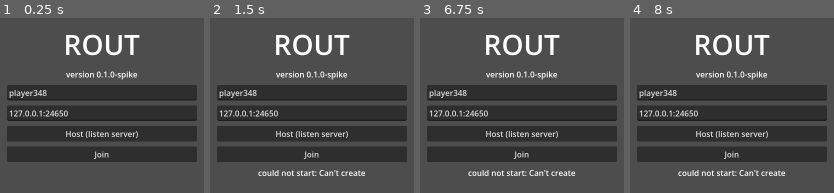
Above: before the commit, frames 1-4 (left to right).
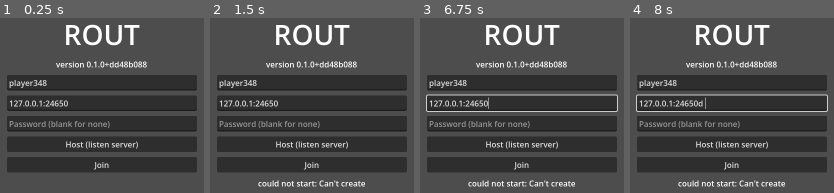
Above: after the commit, the same moments.

Repository: dkam/dubg-v1
Game: Godot game, scene res://main.tscn
Two runs of this game, one before a commit and one after it. Both use one fixed random seed, a clock stepped at 60 frames per second and the inputs below.
Inputs (mouse positions are in pixels of both pictures, inside the frame that each line leads up to):
- Up to frame 1 (0.25 s): no input
- Up to frame 2 (1.5 s): click "Host (listen server)" at 0.5 s; click "Join" at 1.25 s
- Up to frame 3 (6.75 s): tap Enter at 2, 3.5, 5 s; move the mouse to (outside the picture) at 2.02 s; hold D 2.03-2.78 s; click (outside the picture) at 2.17 s; tap Space at 2.27, 2.75, 3.02, 4.25, 4.52, 5.27, 5.75, 6.02 s; move the mouse to (outside the picture) at 2.77 s; hold S 2.78-3.53 s; move the mouse to (outside the picture) at 3.52 s; hold D 3.53-4.28 s; move the mouse to (481, 191) at 4.27 s; hold W 4.28-5.03 s; click (481, 191) at 4.42 s; move the mouse to (outside the picture) at 5.02 s; hold A 5.03-6.53 s; move the mouse to (outside the picture) at 5.77 s; move the mouse to (562, 102) at 6.52 s; hold S from 6.53 s (still down); click (562, 102) at 6.67 s
- Up to frame 4 (8 s): move the mouse to (outside the picture) at 7.27 s; release S at 7.28 s; hold D from 7.28 s (still down); tap Space at 7.52 s

The runs differ from the first frame. In frame 1, 31% of the frame differs, in the area x 3-97%, y 3-88%; in frame 2, 33%; in frame 3, 33%; in frame 4, 33%, in the area x 2-98%, y 3-97%.

Commit message:
Add server password and status file; version includes a code hash
- Password: the server sends a per-connection nonce in server_hello and
  the client answers with HMAC-SHA256(password, nonce), so the password
  never crosses the wire. --password=X or ROUT_PASSWORD; menu field.
- --status-file=PATH: the server keeps a small JSON file (players, names,
  version, uptime) fresh every 2 s, for an updater to read.
- The version is now GAME_VERSION+<8 hex of a hash over the code>, so a
  client and server on different code refuse each other at connect
  instead of desyncing.

Co-Authored-By: Claude Opus 5.5 <noreply@anthropic.com>
Claude-Session: https://claude.ai/code/session_01UpZ8qJ4o7fKNrfdyyuS69i

Diff:
--- a/game/session.gd
+++ b/game/session.gd
@@ -20,6 +20,7 @@
 const INTERP_DELAY_TICKS := 6     # remote players draw 100 ms behind
 const REJECT_GRACE_SEC := 0.5     # lets the reject message out before dropping
 const CORRECTION_WARMUP_TICKS := 60
+const STATUS_EVERY_TICKS := 120   # status file refresh, when enabled
 
 var role: Role
 var config: Dictionary
@@ -37,6 +38,8 @@
 var _players := {}        # peer id -> {name, queue, newest_seq, last_seq, travelled}
 var _joining_names := {}  # peer id -> name, between accept and peer_connected
 var _rejected := {}       # peer id -> true, until dropped
+var _nonces := {}         # peer id -> this connection's password nonce
+var _started_msec := 0
 var _spawn_index := 0
 var _loot_seed := 0
 
@@ -92,12 +95,15 @@
 		if not world.load_map(cfg.map):
 			return ERR_FILE_NOT_FOUND
 		_loot_seed = randi()
-		_log("serving map '%s' on port %d, version %s" % [world.map_id, cfg.port, cfg.version])
+		_started_msec = Time.get_ticks_msec()
+		_log("serving map '%s' on port %d, version %s, %s" % [world.map_id, cfg.port, cfg.version,
+			"password required" if cfg.password != "" else "no password"])
 		if role == Role.HOST:
 			_add_player(1, cfg.name)
 			_become_local(1)
 		elif not _headless():
 			world.add_overview_camera()
+		_write_status()
 
 	if cfg.quit_after > 0.0:
 		get_tree().create_timer(cfg.quit_after).timeout.connect(_on_quit_after)
@@ -127,11 +133,14 @@
 func _on_peer_authenticating(id: int) -> void:
 	if role == Role.CLIENT:
 		return  # the server speaks first
+	_nonces[id] = Crypto.new().generate_random_bytes(16).hex_encode()
 	_smp.send_auth(id, _encode({
 		"t": "server_hello",
 		"version": config.version,
 		"map_id": world.map_id,
 		"map_hash": world.map_hash,
+		"nonce": _nonces[id],
+		"password": config.password != "",
 	}))
 
 
@@ -147,7 +156,9 @@
 	var player_name := Protocol.clean_name(msg.get("name"))
 	var reason := "malformed hello"
 	if msg.get("t") == "client_hello":
-		reason = Protocol.check_hello(msg, config.version, world.map_id, world.map_hash)
+		var expected := Protocol.password_proof(config.password, _nonces.get(id, ""))
+		reason = Protocol.check_hello(msg, config.version, world.map_id, world.map_hash, expected)
+	_nonces.erase(id)
 	if reason != "":
 		_log("rejected peer %d (%s): %s" % [id, player_name, reason])
 		_rejected[id] = true
@@ -174,6 +185,7 @@
 				"map_id": map_id,
 				"map_hash": Protocol.map_hash(map_id),
 				"name": config.name,
+				"proof": Protocol.password_proof(config.password, str(msg.get("nonce", ""))),
 			}))
 		"accept":
 			_smp.complete_auth(1)
@@ -184,6 +196,7 @@
 func _on_peer_authentication_failed(id: int) -> void:
 	_rejected.erase(id)
 	_joining_names.erase(id)
+	_nonces.erase(id)
 	if role != Role.CLIENT:
 		_log("peer %d dropped during handshake" % id)
 
@@ -197,6 +210,7 @@
 	_joining_names.erase(id)
 	var character := _add_player(id, player_name)
 	_log("accepted peer %d (%s)" % [id, player_name])
+	_write_status()
 	_s2c_welcome.rpc_id(id, {
 		"map_id": world.map_id,
 		"loot_seed": _loot_seed,
@@ -213,6 +227,7 @@
 	_players.erase(id)
 	world.remove_character(id)
 	_log("peer %d (%s) left after travelling %.2f m" % [id, player.name, player.travelled])
+	_write_status()
 	_broadcast_roster()
 
 
@@ -243,6 +258,34 @@
 	tick += 1
 	if tick % Protocol.SNAPSHOT_EVERY == 0:
 		_broadcast_snapshot()
+	if tick % STATUS_EVERY_TICKS == 0:
+		_write_status()
+
+
+## --status-file: a small JSON file an updater can read to see whether anyone
+## is playing and whether the server is alive (it's rewritten every two
+## seconds). Written to a temp file then renamed, so readers never see half.
+func _write_status() -> void:
+	if config.status_file == "":
+		return
+	var names := PackedStringArray()
+	for id: int in _players:
+		names.append(_players[id].name)
+	var tmp: String = config.status_file + ".tmp"
+	var file := FileAccess.open(tmp, FileAccess.WRITE)
+	if file == null:
+		push_error("can't write status file %s: %s" % [tmp, error_string(FileAccess.get_open_error())])
+		return
+	file.store_string(JSON.stringify({
+		"version": config.version,
+		"map": world.map_id,
+		"players": _players.size(),
+		"names": names,
+		"uptime_s": (Time.get_ticks_msec() - _started_msec) / 1000,
+		"updated_unix": int(Time.get_unix_time_from_system()),
+	}))
+	file.close()
+	DirAccess.rename_absolute(tmp, config.status_file)
 
 
 func _broadcast_snapshot() -> void:
--- a/main.gd
+++ b/main.gd
@@ -4,7 +4,10 @@
 ##   godot --path .                                         menu
 ##   godot --path . -- --host [--port=N] [--name=X]
 ##   godot --path . -- --join=ADDR[:PORT] [--name=X]
-##   godot --headless --path . -- --server [--port=N]
+##   godot --headless --path . -- --server [--port=N] [--password=X] [--status-file=PATH]
+##
+## The password can also come from the ROUT_PASSWORD environment variable,
+## which keeps it out of `ps`.
 ##
 ## Test flags: --auto=circle|line|idle  --fake-lag-ms=N  --fake-version=V
 ##             --quit-after=SEC
@@ -17,6 +20,7 @@
 var _status: Label
 var _name_edit: LineEdit
 var _addr_edit: LineEdit
+var _password_edit: LineEdit
 
 
 func _ready() -> void:
@@ -42,8 +46,10 @@
 		"map": "plane",
 		"auto": "",
 		"lag_ms": 0,
-		"version": Protocol.GAME_VERSION,
+		"version": Protocol.game_version(),
 		"quit_after": 0.0,
+		"password": OS.get_environment("ROUT_PASSWORD"),
+		"status_file": "",
 	}
 	for arg in args:
 		var key := arg.trim_prefix("--").get_slice("=", 0)
@@ -69,6 +75,10 @@
 				cfg.version = value
 			"quit-after":
 				cfg.quit_after = value.to_float()
+			"password":
+				cfg.password = value
+			"status-file":
+				cfg.status_file = value
 			_:
 				return {"error": "unknown flag '%s'" % arg}
 	return cfg
@@ -130,7 +140,7 @@
 	title.horizontal_alignment = HORIZONTAL_ALIGNMENT_CENTER
 	box.add_child(title)
 	var sub := Label.new()
-	sub.text = "version %s" % Protocol.GAME_VERSION
+	sub.text = "version %s" % Protocol.game_version()
 	sub.horizontal_alignment = HORIZONTAL_ALIGNMENT_CENTER
 	box.add_child(sub)
 
@@ -142,6 +152,11 @@
 	_addr_edit.text = "%s:%d" % [_cfg.address, _cfg.port]
 	_addr_edit.placeholder_text = "address:port"
 	box.add_child(_addr_edit)
+	_password_edit = LineEdit.new()
+	_password_edit.text = _cfg.password
+	_password_edit.placeholder_text = "Password (blank for none)"
+	_password_edit.secret = true
+	box.add_child(_password_edit)
 
 	var host := Button.new()
 	host.text = "Host (listen server)"
@@ -163,6 +178,7 @@
 	var cfg := _cfg.duplicate()
 	cfg.role = role
 	cfg.name = Protocol.clean_name(_name_edit.text)
+	cfg.password = _password_edit.text
 	if not _apply_address(cfg, _addr_edit.text):
 		_status.text = "Address should look like 192.168.1.20:%d" % Protocol.DEFAULT_PORT
 		return
--- a/net/protocol.gd
+++ b/net/protocol.gd
@@ -3,7 +3,7 @@
 ## Constants and checks both ends must agree on, plus the map hash used in the
 ## connect handshake.
 
-const GAME_VERSION := "0.1.0-spike"
+const GAME_VERSION := "0.1.0"
 const DEFAULT_PORT := 24650
 const MAX_CLIENTS := 16
 const TICK_RATE := 60        # simulation steps per second
@@ -11,6 +11,38 @@
 const AUTH_TIMEOUT_SEC := 5.0
 const MAX_NAME_LEN := 16
 const MAP_FILES := ["geometry.tscn", "data.json"]
+## Code that must match between server and client. Maps have their own hash;
+## tests and docs don't affect play.
+const CODE_EXTENSIONS := ["gd", "tscn"]
+const CODE_EXCLUDE := ["res://tests", "res://maps", "res://docs", "res://deploy"]
+
+static var _game_version := ""
+
+
+## GAME_VERSION plus the first 8 hex of a hash over the code, e.g.
+## "0.1.0+1a2b3c4d". Peers on different code refuse each other at connect
+## instead of desyncing mid-game.
+static func game_version() -> String:
+	if _game_version == "":
+		_game_version = "%s+%s" % [GAME_VERSION, _hash_files(code_files()).left(8)]
+	return _game_version
+
+
+static func code_files() -> PackedStringArray:
+	var files := PackedStringArray(["res://project.godot"])
+	_collect_code("res://", files)
+	files.sort()
+	return files
+
+
+static func _collect_code(dir: String, out: PackedStringArray) -> void:
+	for sub in DirAccess.get_directories_at(dir):
+		var path := dir.path_join(sub)
+		if not path in CODE_EXCLUDE:
+			_collect_code(path, out)
+	for file in DirAccess.get_files_at(dir):
+		if file.get_extension() in CODE_EXTENSIONS:
+			out.append(dir.path_join(file))
 
 
 static func map_dir(map_id: String) -> String:
@@ -23,25 +55,52 @@
 	var valid := RegEx.create_from_string("^[a-z0-9_]+$")
 	if valid.search(map_id) == null:
 		return ""
+	var paths := PackedStringArray()
+	for file: String in MAP_FILES:
+		paths.append(map_dir(map_id) + file)
+	return _hash_files(paths)
+
+
+## SHA-256 over the files' paths, sizes and bytes; "" if any is missing.
+static func _hash_files(paths: PackedStringArray) -> String:
 	var ctx := HashingContext.new()
 	ctx.start(HashingContext.HASH_SHA256)
-	for file: String in MAP_FILES:
-		var path := map_dir(map_id) + file
+	for path in paths:
 		if not FileAccess.file_exists(path):
 			return ""
 		var bytes := FileAccess.get_file_as_bytes(path)
-		ctx.update(("%s:%d:" % [file, bytes.size()]).to_utf8_buffer())
+		ctx.update(("%s:%d:" % [path, bytes.size()]).to_utf8_buffer())
 		ctx.update(bytes)
 	return ctx.finish().hex_encode()
 
 
+## HMAC-SHA256(password, nonce) as hex, or "" when there is no password. The
+## server sends a fresh nonce per connection, so the password never crosses
+## the wire and a captured proof can't be replayed.
+static func password_proof(password: String, nonce: String) -> String:
+	if password == "":
+		return ""
+	var mac := Crypto.new().hmac_digest(HashingContext.HASH_SHA256, password.to_utf8_buffer(), nonce.to_utf8_buffer())
+	return mac.hex_encode()
+
+
 ## Why a client_hello should be refused, or "" if it is acceptable.
-static func check_hello(hello: Dictionary, version: String, map_id: String, hash: String) -> String:
+## `expected_proof` is password_proof() for this connection's nonce, or "" for
+## an open server.
+static func check_hello(hello: Dictionary, version: String, map_id: String, hash: String,
+		expected_proof := "") -> String:
 	for key in ["version", "map_id", "map_hash"]:
 		if not hello.get(key) is String:
 			return "malformed hello"
 	if hello["version"] != version:
 		return "version mismatch (server %s, client %s)" % [version, hello["version"]]
+	if expected_proof != "":
+		var proof: Variant = hello.get("proof", "")
+		if not proof is String or proof == "":
+			return "password required"
+		if proof.length() != expected_proof.length() \
+				or not Crypto.new().constant_time_compare(proof.to_utf8_buffer(), expected_proof.to_utf8_buffer()):
+			return "wrong password"
 	if hello["map_id"] != map_id:
 		return "map mismatch (server '%s', client '%s')" % [map_id, hello["map_id"]]
 	if hello["map_hash"] == "":
--- a/tests/unit_tests.gd
+++ b/tests/unit_tests.gd
@@ -16,6 +16,9 @@
 	test_input_clamps()
 	test_check_hello()
 	test_map_hash()
+	test_password_proof()
+	test_check_hello_password()
+	test_game_version()
 	await test_replay_reproduces_original_run()
 	print("%d checks, %d failed" % [_checks, _failures])
 	quit(1 if _failures > 0 else 0)
@@ -69,6 +72,45 @@
 	check(Protocol.map_hash("../plane") == "", "path-like map id refused")
 
 
+func test_password_proof() -> void:
+	var a := Protocol.password_proof("hunter2", "nonce1")
+	check(a.length() == 64, "proof is SHA-256 hex")
+	check(a == Protocol.password_proof("hunter2", "nonce1"), "proof is deterministic")
+	check(a != Protocol.password_proof("hunter2", "nonce2"), "proof depends on the nonce")
+	check(a != Protocol.password_proof("hunter3", "nonce1"), "proof depends on the password")
+	check(Protocol.password_proof("", "nonce1") == "", "no password, no proof")
+
+
+func test_check_hello_password() -> void:
+	var expected := Protocol.password_proof("hunter2", "n")
+	var hello := {"version": "1.0", "map_id": "plane", "map_hash": "abc", "proof": expected}
+	check(Protocol.check_hello(hello, "1.0", "plane", "abc", expected) == "", "right password accepted")
+	hello.proof = Protocol.password_proof("wrong", "n")
+	check(Protocol.check_hello(hello, "1.0", "plane", "abc", expected) == "wrong password", "wrong password refused")
+	hello.erase("proof")
+	check(Protocol.check_hello(hello, "1.0", "plane", "abc", expected) == "password required", "missing password refused")
+	check(Protocol.check_hello(hello, "1.0", "plane", "abc") == "", "open server ignores a missing proof")
+	hello.version = "0.9"
+	check(Protocol.check_hello(hello, "1.0", "plane", "abc", expected).begins_with("version mismatch"),
+		"version is reported before the password")
+
+
+## The version carries a hash of the code, so a server and client built from
+## different code refuse each other instead of desyncing.
+func test_game_version() -> void:
+	var files := Protocol.code_files()
+	check("res://sim/character.gd" in files, "code hash covers the simulation")
+	check("res://project.godot" in files, "code hash covers project settings (tick rate, physics)")
+	check(Array(files).all(func(f: String) -> bool: return not f.begins_with("res://tests/")),
+		"tests don't change the version")
+	check(Array(files).all(func(f: String) -> bool: return not f.begins_with("res://maps/")),
+		"maps are covered by their own hash")
+	var v := Protocol.game_version()
+	check(v.begins_with(Protocol.GAME_VERSION + "+") and v.length() == Protocol.GAME_VERSION.length() + 9,
+		"version is GAME_VERSION+8 hex (%s)" % v)
+	check(v == Protocol.game_version(), "version is stable")
+
+
 ## Reconciliation depends on this: restoring a captured state and replaying
 ## the same inputs must land exactly where the original run did, including
 ## from mid-jump.
Not shown, changed: tests/e2e.sh
